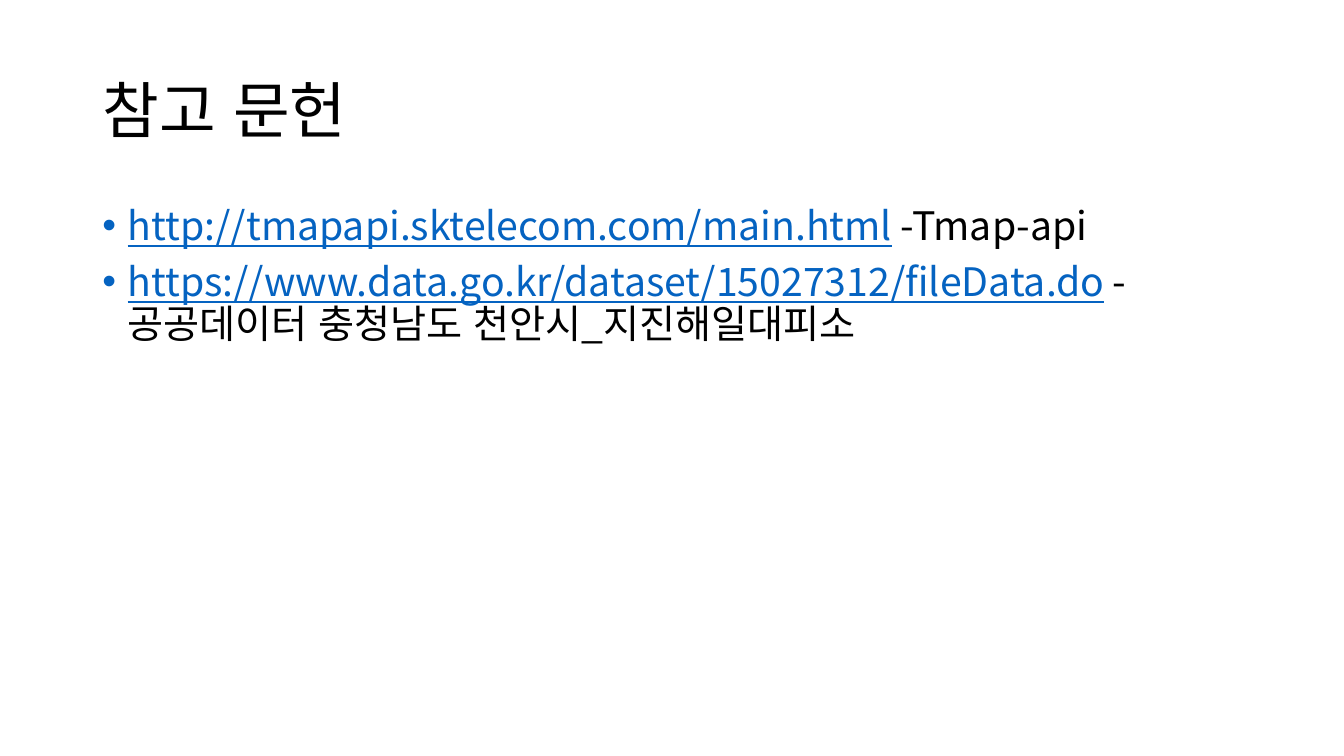
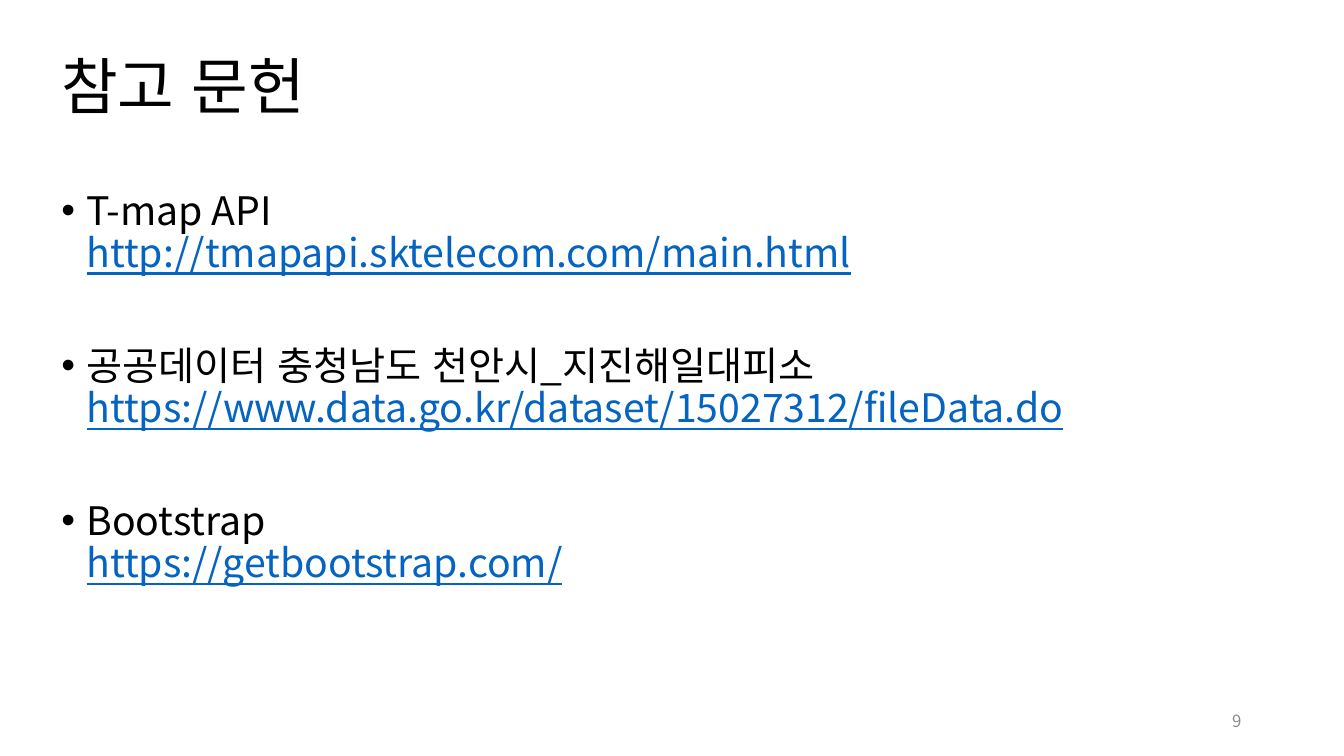
Before and after one commit to devsungmin/OSS-Team, a slide deck: slide 9 of 오픈소스 SW.pptx. Drawn at 1344x756 pixels with LibreOffice and Linux fonts; fonts in the diff are those of the drawing. Boxes give left, top, right and bottom in pixels: in the first picture for what was removed or moved away, otherwise in the second. Text is boxed around its words. In the diff, an @@ line names an element or a change of style, - is before the commit and + after.

```diff
--- a/오픈소스 SW.pptx
+++ b/오픈소스 SW.pptx
@@ title "참고 문헌": place and size @@
-title "참고 문헌" at (102, 81, 346, 137)
+title "참고 문헌" at (61, 57, 305, 113)
@@ text at (87, 196, 1064, 587): text changed @@
-• http://tmapapi.sktelecom.com/main.html -Tmap-api
-• https://www.data.go.kr/dataset/15027312/fileData.do -공공데이터 충청남도 천안시_지진해일대피소
+• T-map API
+  http://tmapapi.sktelecom.com/main.html
+• 공공데이터 충청남도 천안시_지진해일대피소
+  https://www.data.go.kr/dataset/15027312/fileData.do
+• Bootstrap
+  https://getbootstrap.com/
@@ page number added at (1232, 714, 1241, 727), 12 pt, text #8C8C8C @@
+9
```
Also in this commit, not shown: 8 other slides changed, 1 slide added, 1 slide removed.
